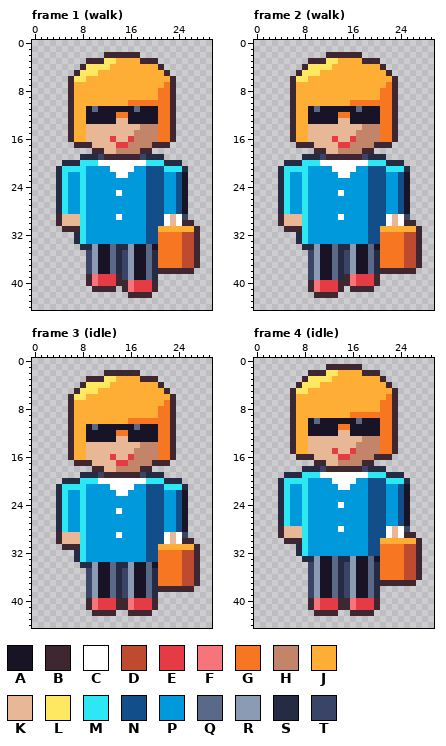
Pixel-art file -- art/skins-animals/social-handbag-dog-owner@75.aseprite. Above, as it was before the edit.
30x45 pixels, 4 frames. Shown: frame 1 (walk), frame 2 (walk), frame 3 (idle), frame 4 (idle).
Palette (. is transparent): A #181425  B #3e2731  C #ffffff  D #be4a2f  E #e43b44  F #f6757a  G #f77622  H #c28569  J #feae34  K #e8b796  L #fee761  M #2ce8f5  N #124e89  P #0099db  Q #5a6988  R #8b9bb4  S #262b44  T #3a4466
Pixels before, frame 1 (walk), first column x 4:
 2 ........BBBBBB..........
 3 .....BBBLLJJJJBBB.......
 4 ....BLLLLJJJJJJJJB......
 5 ...BLLLJJJJJJJJJJJB.....
 6 ..BLLJJJJJJJJJJJJJJB....
 7 ..BJJJJJJJJJJJJJJJGB....
 8 ..BJJJJJJJJJJJJJJGGB....
 9 ..BJJJJJJJJJJJJJJGGB....
10 ..BJJJJJJJJJGGGGGGGB....
11 ..BJJAQAAAAAAQAAAGGB....
12 ..BJJAAAAAGGAAAAAGGB....
13 ..BJJAAAAAKKAAAAAGGB....
14 ..BJJKKKKKKKKKHHHGGB....
15 ..BJJKKKKKKKKHHHHGGB....
16 ..BJJKKKKEKKEHHHHGGB....
17 ...BBBKKKKEEHHHHBBB.....
18 ......BBKKHHHHBB........
19 ....SSSTBBBBBBTSSS......
20 .SSSMMMCCCCCCCCMMMSSS...
21 SMMMMPPPPCCCCPPNNNMMMS..
22 SMPPMPPPPPCCPPPNNNPPNA..
23 SMPPMPPPPPPPPPPNNNPPNA..
24 SMPPMPPPPPPPPPPNNNPPNA..
25 SMPPMPPPPPCPPPPNNNPPNA..
26 SMPPMPPPPPPPPPPNNNPPNA..
27 SMPPMPPPPPPPPPPNNNPPNA..
28 SMPPMPPPPPPPPPPNNNPPNA..
29 BKKKMPPPPPCPPPPNNNCKCT..
30 BKKKMPPPPPPPPPPNNNCKCBB.
31 .BBBMPPPPPPPPPPNNJJJJJJB
32 ...SMPPPPPPPPPPNNGGGGDDB
33 ...SMPPPPPPPPPPNNGGGGDDB
34 ....SSRAAQSSRAAQAGGGGDDB
35 .....TRAAQSTRAAQSGGGGDDB
36 .....TRAAQSTRAAQSGGGGDDB
37 .....TRAAQSTRAAQSGGGGDDB
38 .....TRAAQSTRAAQSBBBBBB.
39 .....BFEEEBTRAAQS.......
40 .....BFEEEBBFEEEB.......
41 ......BBBB.BFEEEB.......
42 ............BBBB........
Pixels before, frame 2 (walk), first column x 4:
 2 ........BBBBBB..........
 3 .....BBBLLJJJJBBB.......
 4 ....BLLLLJJJJJJJJB......
 5 ...BLLLJJJJJJJJJJJB.....
 6 ..BLLJJJJJJJJJJJJJJB....
 7 ..BJJJJJJJJJJJJJJJGB....
 8 ..BJJJJJJJJJJJJJJGGB....
 9 ..BJJJJJJJJJJJJJJGGB....
10 ..BJJJJJJJJJGGGGGGGB....
11 ..BJJAQAAAAAAQAAAGGB....
12 ..BJJAAAAAGGAAAAAGGB....
13 ..BJJAAAAAKKAAAAAGGB....
14 ..BJJKKKKKKKKKHHHGGB....
15 ..BJJKKKKKKKKHHHHGGB....
16 ..BJJKKKKEKKEHHHHGGB....
17 ...BBBKKKKEEHHHHBBB.....
18 ......BBKKHHHHBB........
19 ....SSSTBBBBBBTSSS......
20 .SSSMMMCCCCCCCCMMMSSS...
21 SMMMMPPPPCCCCPPNNNMMMS..
22 SMPPMPPPPPCCPPPNNNPPNA..
23 SMPPMPPPPPPPPPPNNNPPNA..
24 SMPPMPPPPPPPPPPNNNPPNA..
25 SMPPMPPPPPCPPPPNNNPPNA..
26 SMPPMPPPPPPPPPPNNNPPNA..
27 SMPPMPPPPPPPPPPNNNPPNA..
28 SMPPMPPPPPPPPPPNNNPPNA..
29 BKKKMPPPPPCPPPPNNNCKCT..
30 BKKKMPPPPPPPPPPNNNCKCBB.
31 .BBBMPPPPPPPPPPNNJJJJJJB
32 ...SMPPPPPPPPPPNNGGGGDDB
33 ...SMPPPPPPPPPPNNGGGGDDB
34 ....SSRAAQSSRAAQAGGGGDDB
35 .....TRAAQSTRAAQSGGGGDDB
36 .....TRAAQSTRAAQSGGGGDDB
37 .....TRAAQSTRAAQSGGGGDDB
38 .....TRAAQSTRAAQSBBBBBB.
39 .....TRAAQSBFEEEB.......
40 .....BFEEEBBFEEEB.......
41 .....BFEEEB.BBBB........
42 ......BBBB..............
Pixels before, frame 3 (idle), first column x 4:
 2 ........BBBBBB..........
 3 .....BBBLLJJJJBBB.......
 4 ....BLLLLJJJJJJJJB......
 5 ...BLLLJJJJJJJJJJJB.....
 6 ..BLLJJJJJJJJJJJJJJB....
 7 ..BJJJJJJJJJJJJJJJGB....
 8 ..BJJJJJJJJJJJJJJGGB....
 9 ..BJJJJJJJJJJJJJJGGB....
10 ..BJJJJJJJJJGGGGGGGB....
11 ..BJJAQAAAAAAQAAAGGB....
12 ..BJJAAAAAGGAAAAAGGB....
13 ..BJJAAAAAKKAAAAAGGB....
14 ..BJJKKKKKKKKKHHHGGB....
15 ..BJJKKKKKKKKHHHHGGB....
16 ..BJJKKKKEKKEHHHHGGB....
17 ...BBBKKKKEEHHHHBBB.....
18 ......BBKKHHHHBB........
19 ....SSSTBBBBBBTSSS......
20 .SSSMMMCCCCCCCCMMMSSS...
21 SMMMMPPPPCCCCPPNNNMMMS..
22 SMPPMPPPPPCCPPPNNNPPNA..
23 SMPPMPPPPPPPPPPNNNPPNA..
24 SMPPMPPPPPPPPPPNNNPPNA..
25 SMPPMPPPPPCPPPPNNNPPNA..
26 SMPPMPPPPPPPPPPNNNPPNA..
27 SMPPMPPPPPPPPPPNNNPPNA..
28 SMPPMPPPPPPPPPPNNNPPNA..
29 BKKKMPPPPPCPPPPNNNCKCT..
30 BKKKMPPPPPPPPPPNNNCKCBB.
31 .BBBMPPPPPPPPPPNNJJJJJJB
32 ...SMPPPPPPPPPPNNGGGGDDB
33 ...SMPPPPPPPPPPNNGGGGDDB
34 ....SSRAAQSSRAAQAGGGGDDB
35 .....TRAAQSTRAAQSGGGGDDB
36 .....TRAAQSTRAAQSGGGGDDB
37 .....TRAAQSTRAAQSGGGGDDB
38 .....TRAAQSTRAAQSBBBBBB.
39 .....TRAAQSTRAAQS.......
40 .....BFEEEBBFEEEB.......
41 .....BFEEEBBFEEEB.......
42 ......BBBB..BBBB........
Pixels before, frame 4 (idle), first column x 4:
 1 ........BBBBBB..........
 2 .....BBBLLJJJJBBB.......
 3 ....BLLLLJJJJJJJJB......
 4 ...BLLLJJJJJJJJJJJB.....
 5 ..BLLJJJJJJJJJJJJJJB....
 6 ..BJJJJJJJJJJJJJJJGB....
 7 ..BJJJJJJJJJJJJJJGGB....
 8 ..BJJJJJJJJJJJJJJGGB....
 9 ..BJJJJJJJJJGGGGGGGB....
10 ..BJJAQAAAAAAQAAAGGB....
11 ..BJJAAAAAGGAAAAAGGB....
12 ..BJJAAAAAKKAAAAAGGB....
13 ..BJJKKKKKKKKKHHHGGB....
14 ..BJJKKKKKKKKHHHHGGB....
15 ..BJJKKKKEKKEHHHHGGB....
16 ...BBBKKKKEEHHHHBBB.....
17 ......BBKKHHHHBB........
18 ....SSSTBBBBBBTSSS......
19 .SSSMMMCCCCCCCCMMMSSS...
20 SMMMMPPPPCCCCPPNNNMMMS..
21 SMPPMPPPPPCCPPPNNNPPNA..
22 SMPPMPPPPPPPPPPNNNPPNA..
23 SMPPMPPPPPPPPPPNNNPPNA..
24 SMPPMPPPPPCPPPPNNNPPNA..
25 SMPPMPPPPPPPPPPNNNPPNA..
26 SMPPMPPPPPPPPPPNNNPPNA..
27 SMPPMPPPPPPPPPPNNNPPNA..
28 BKKKMPPPPPCPPPPNNNCKCT..
29 BKKKMPPPPPPPPPPNNNCKCBB.
30 .BBBMPPPPPPPPPPNNJJJJJJB
31 ...SMPPPPPPPPPPNNGGGGDDB
32 ...SMPPPPPPPPPPNNGGGGDDB
33 ....SSRAAQSSRAAQAGGGGDDB
34 .....TRAAQSTRAAQSGGGGDDB
35 .....TRAAQSTRAAQSGGGGDDB
36 .....TRAAQSTRAAQSGGGGDDB
37 .....TRAAQSTRAAQSBBBBBB.
38 .....TRAAQSTRAAQS.......
39 .....TRAAQSTRAAQS.......
40 .....BFEEEBBFEEEB.......
41 .....BFEEEBBFEEEB.......
42 ......BBBB..BBBB........
Once edited:
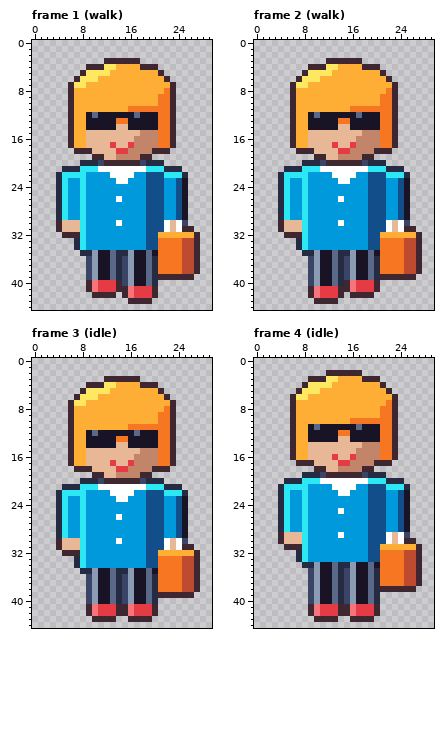
Changes in this commit:
Changed rows in their new state; - is an unchanged pixel.
Frame 1 (walk):
first column x 4:
 2 --------......----------
 3 -----...BBBBBB...-------
 4 ----.BBB-L----BBB.------
 5 ---.B--LL--------B.-----
 6 --.B-LL-----------B.----
 7 ---LL-------------J-----
 8 -----------------J------
10 ------------JJJJJ-------
11 -----JJJJJJJGGGGG-------
12 ------Q---AA-Q----------
13 ----------GG------------
14 -----AAAAA--AAAAA-------
15 -------------K----------
16 ---------K--K-----------
17 --BJJK---EKKE---HGGB----
18 ---BBBKK--EE--HHBBB-----
19 ----..BBKKHHHHBB..------
20 -...SSSTBBBBBBTSSS...---
21 .SSS-MMCC----CCMMMSSS.--
22 --MM-----C--C-----MMMS--
23 ----------CC------------
25 ----------P-------------
26 ----------C-------------
29 SMPP------P-------PPNA--
30 ----------C----------T.-
31 BKKK-------------NCKCBB.
32 -BBB-------------JJJJJJ-
34 ---SMPPPPPPPPPPNN-------
35 ----SS-----S----A-------
38 -----------------GGGGDDB
39 -----TRAAQS------BBBBBB-
40 -----------TRAAQS-------
41 -----BFEEEB-------------
42 ------BBBB-BFEEEB-------
43 ------------BBBB--------
Frame 2 (walk):
first column x 4:
 2 --------......----------
 3 -----...BBBBBB...-------
 4 ----.BBB-L----BBB.------
 5 ---.B--LL--------B.-----
 6 --.B-LL-----------B.----
 7 ---LL-------------J-----
 8 -----------------J------
10 ------------JJJJJ-------
11 -----JJJJJJJGGGGG-------
12 ------Q---AA-Q----------
13 ----------GG------------
14 -----AAAAA--AAAAA-------
15 -------------K----------
16 ---------K--K-----------
17 --BJJK---EKKE---HGGB----
18 ---BBBKK--EE--HHBBB-----
19 ----..BBKKHHHHBB..------
20 -...SSSTBBBBBBTSSS...---
21 .SSS-MMCC----CCMMMSSS.--
22 --MM-----C--C-----MMMS--
23 ----------CC------------
25 ----------P-------------
26 ----------C-------------
29 SMPP------P-------PPNA--
30 ----------C----------T.-
31 BKKK-------------NCKCBB.
32 -BBB-------------JJJJJJ-
34 ---SMPPPPPPPPPPNN-------
35 ----SS-----S----A-------
38 -----------------GGGGDDB
39 -----------TRAAQSBBBBBB-
40 -----TRAAQS-------------
41 -----------BFEEEB-------
42 -----BFEEEB-BBBB--------
43 ------BBBB--------------
Frame 3 (idle):
first column x 4:
 2 --------......----------
 3 -----...BBBBBB...-------
 4 ----.BBB-L----BBB.------
 5 ---.B--LL--------B.-----
 6 --.B-LL-----------B.----
 7 ---LL-------------J-----
 8 -----------------J------
10 ------------JJJJJ-------
11 -----JJJJJJJGGGGG-------
12 ------Q---AA-Q----------
13 ----------GG------------
14 -----AAAAA--AAAAA-------
15 -------------K----------
16 ---------K--K-----------
17 --BJJK---EKKE---HGGB----
18 ---BBBKK--EE--HHBBB-----
19 ----..BBKKHHHHBB..------
20 -...SSSTBBBBBBTSSS...---
21 .SSS-MMCC----CCMMMSSS.--
22 --MM-----C--C-----MMMS--
23 ----------CC------------
25 ----------P-------------
26 ----------C-------------
29 SMPP------P-------PPNA--
30 ----------C----------T.-
31 BKKK-------------NCKCBB.
32 -BBB-------------JJJJJJ-
34 ---SMPPPPPPPPPPNN-------
35 ----SS-----S----A-------
38 -----------------GGGGDDB
39 -----------------BBBBBB-
40 -----TRAAQSTRAAQS-------
42 -----BFEEEBBFEEEB-------
43 ------BBBB--BBBB--------
Frame 4 (idle):
first column x 4:
 1 --------......----------
 2 -----...BBBBBB...-------
 3 ----.BBB-L----BBB.------
 4 ---.B--LL--------B.-----
 5 --.B-LL-----------B.----
 6 ---LL-------------J-----
 7 -----------------J------
 9 ------------JJJJJ-------
10 -----JJJJJJJGGGGG-------
11 ------Q---AA-Q----------
12 ----------GG------------
13 -----AAAAA--AAAAA-------
14 -------------K----------
15 ---------K--K-----------
16 --BJJK---EKKE---HGGB----
17 ---BBBKK--EE--HHBBB-----
18 ----..BBKKHHHHBB..------
19 -...SSSTBBBBBBTSSS...---
20 .SSS-MMCC----CCMMMSSS.--
21 --MM-----C--C-----MMMS--
22 ----------CC------------
24 ----------P-------------
25 ----------C-------------
28 SMPP------P-------PPNA--
29 ----------C----------T.-
30 BKKK-------------NCKCBB.
31 -BBB-------------JJJJJJ-
33 ---SMPPPPPPPPPPNN-------
34 ----SS-----S----A-------
37 -----------------GGGGDDB
38 -----------------BBBBBB-
40 -----TRAAQSTRAAQS-------
42 -----BFEEEBBFEEEB-------
43 ------BBBB--BBBB--------
Where, in picture pixels (left, top, right, bottom), the same in both pictures:
changed: (56, 52, 200, 304)
changed: (278, 52, 422, 304)
changed: (56, 370, 200, 622)
changed: (278, 364, 422, 622)
